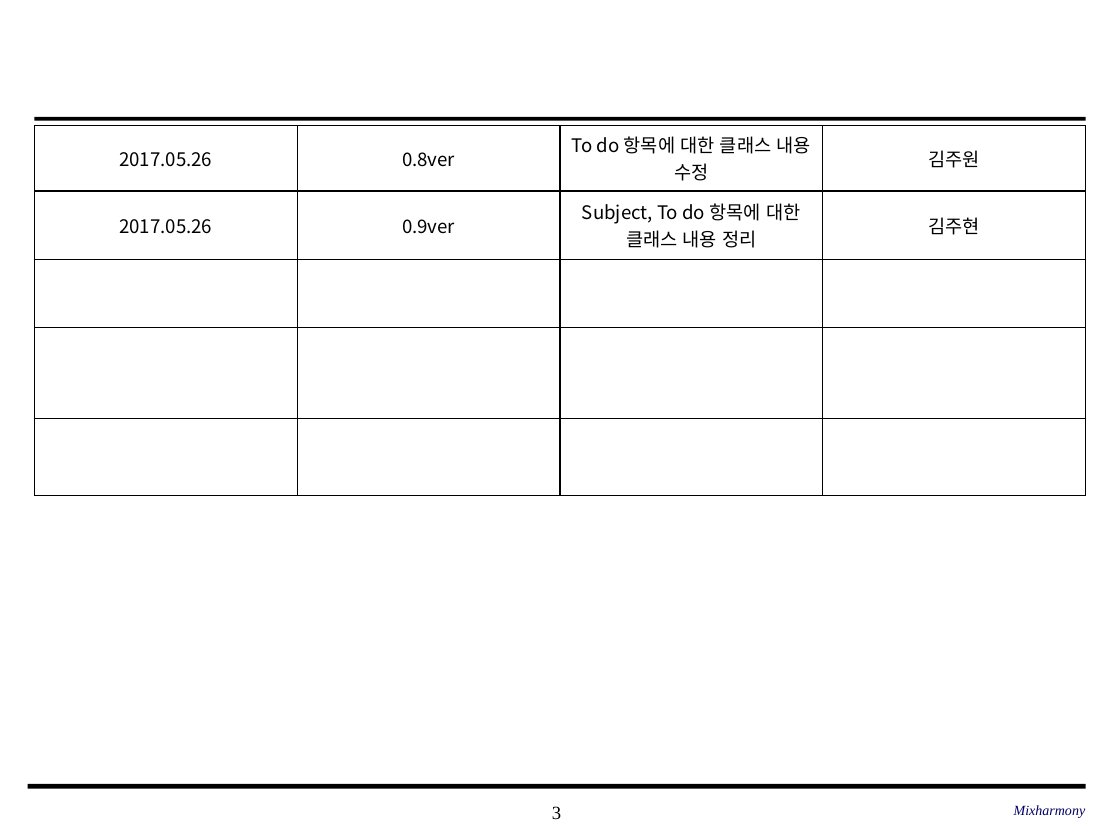
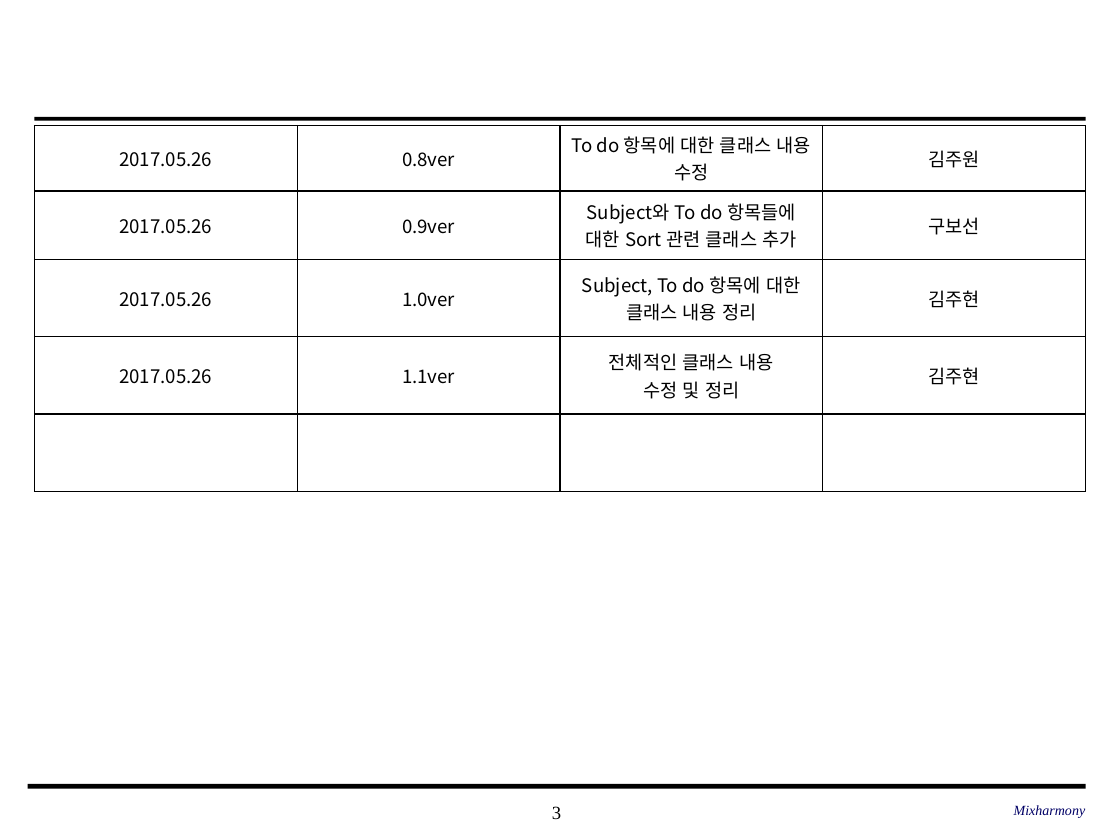
Before and after one commit to SE-admin/SE2017_2_mixharmony, a slide deck: slide 3 of doc/3_ 설계서/Class Design.pptx. Drawn at 1120x840 pixels with LibreOffice and Linux fonts; fonts in the diff are those of the drawing; background and template pictures are left out. Boxes give left, top, right and bottom in pixels: in the first picture for what was removed or moved away, otherwise in the second. Text is boxed around its words. In the diff, an @@ line names an element or a change of style, - is before the commit and + after.

Commit message:
#862 Class Design.pptx (전체적인 클래스 내용 수정 및 정리)

```diff
--- a/doc/3_ 설계서/Class Design.pptx
+++ b/doc/3_ 설계서/Class Design.pptx
@@ table at box(35, 125, 1088, 482) @@
-row 2: 2017.05.26 | 0.9ver | Subject, To do 항목에 대한 클래스 내용 정리 | 김주현
+row 2: 2017.05.26 | 0.9ver | Subject와 To do 항목들에 대한 Sort 관련 클래스 추가 | 구보선
+row 3: 2017.05.26 | 1.0ver | Subject, To do 항목에 대한 클래스 내용 정리 | 김주현
+row 4: 2017.05.26 | 1.1ver | 전체적인 클래스 내용 / 수정 및 정리 | 김주현
-row 4:  |  |  | 
-row 5:  |  |  | 
```
Also in this commit, not shown: 14 other slides changed, 2 slides added, 4 slides removed.
